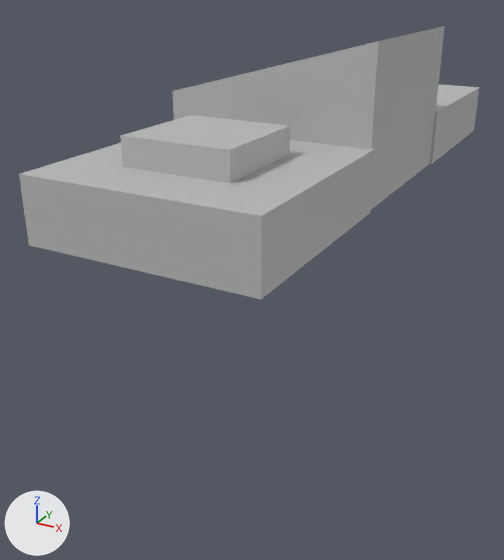
The FBX model PP_Rollin/Assets/Assets/DecoElements/Set/SM_Rempart04.fbx as it was, and as the next commit left it.
Before and after are seen from a 50 mm lens placed at (10.97, 0.21, 0.96), pointed at (9.32, 3.2, -0.54). Lighting does not change. The marker at lower left points along +X, +Y and +Z. Where no turn or scale is listed for an object, it has been applied to the vertices.

Names of what the first picture shows: 'SM_Rempart'.
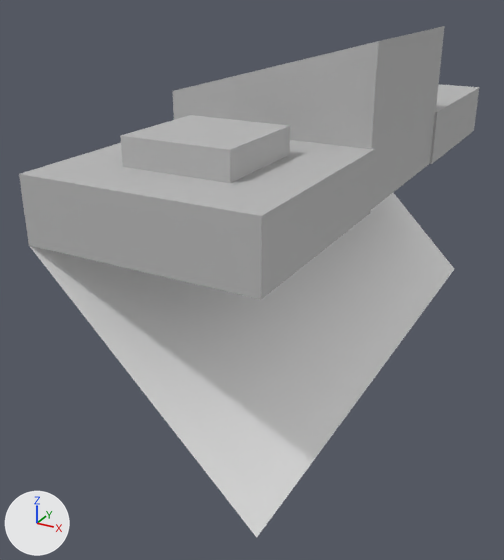
Where the newer file only moved an object's origin or applied its transform, the numbers keep the older frame.

Location of each change, (x1, y1, x2, y2) in pixels of the pictures (504 x 560 px):
'SM_Rempart', reshaped (87% taller): before (19, 26, 479, 299); after (19, 26, 479, 537)
part 1 of me_mesh, added: after (29, 193, 454, 537)

The change, as a list of edits to the scene's bpy script:
```text
Add mat_lambert7:
    mat_lambert7 = principled_material('lambert7')
    mat_lambert7.base_color = (1.0, 1.0, 1.0)  # white #ffffff
Change me_mesh:
    where me_mesh.from_pydata(...)  # 40 vertices, 25 faces; spans x 0.0..1.01, y 0.0..3.0, z 0.0..0.71
    used by ob_sm_rempart; location = (9.0, 2.0, 0.0)
    verts and faces of me_mesh; kept vertices keep their numbers, new ones are numbered from 40
    before: 22 (0.0, 3.0, 0.0), 32 (0.0, 0.0, 0.0) at pixel (28, 245)
    me_mesh part 1
    add verts[40] = (1.0, 0.0, -1.0)  # pixel (256, 537)
    add verts[41] = (1.0, 3.0, -1.0)  # pixel (454, 269)
    add faces += [(22, 41, 40, 32)]  # mat_lambert7 (white #ffffff)
    add me_mesh.materials.append(mat_lambert7)  # white #ffffff
```
